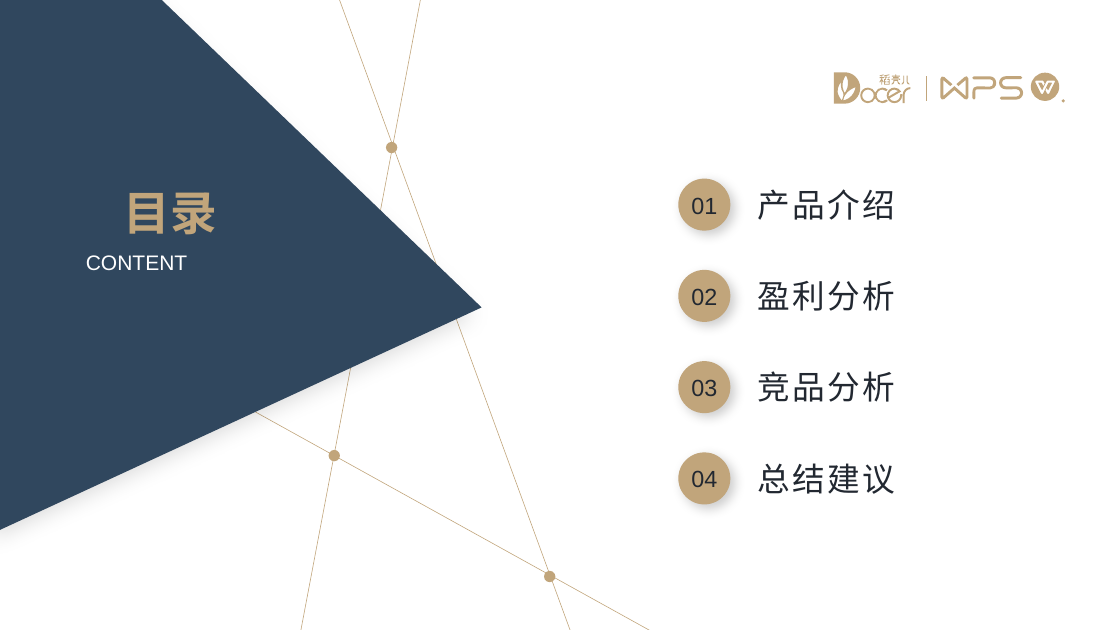
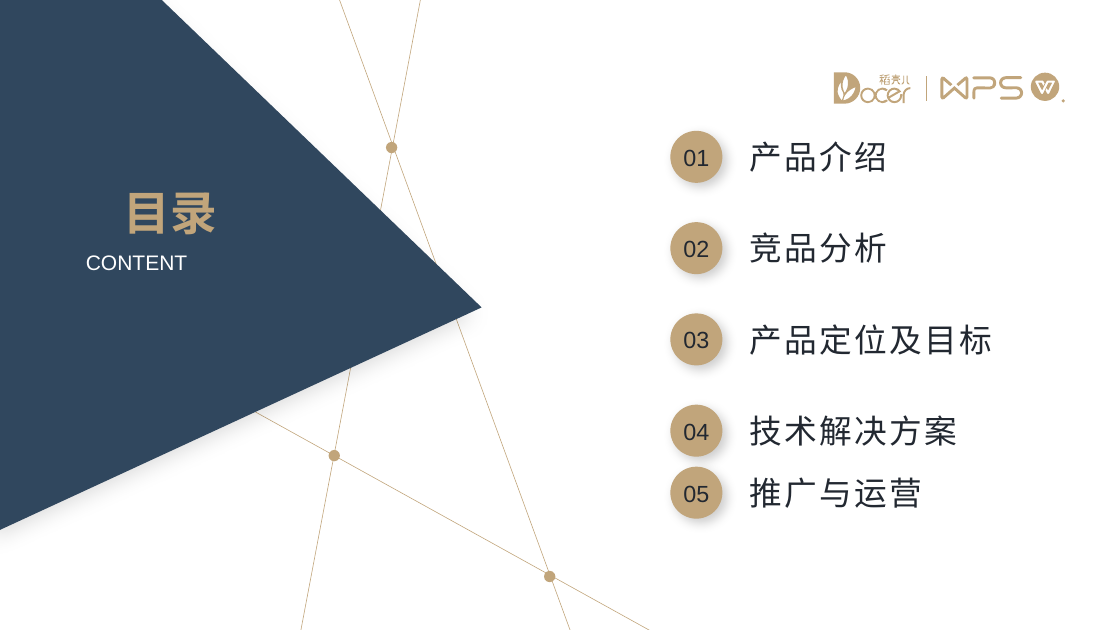
Before and after one commit to android-app-development-course/2024-Spring-Computer-1-EasyStoring, a slide deck: slide 2 of 开发文档/收纳易产品方案分析.pptx. Drawn at 1120x630 pixels with LibreOffice and Linux fonts; fonts in the diff are those of the drawing. Boxes give left, top, right and bottom in pixels: in the first picture for what was removed or moved away, otherwise in the second. Text is boxed around its words. In the diff, an @@ line names an element or a change of style, - is before the commit and + after.

```diff
--- a/开发文档/收纳易产品方案分析.pptx
+++ b/开发文档/收纳易产品方案分析.pptx
@@ text "产品介绍": place and size @@
-text "产品介绍" at (758, 189, 895, 220)
+text "产品介绍" at (750, 141, 887, 172)
@@ text "02": place and size @@
-text "02" at (691, 288, 717, 305)
+text "02" at (683, 240, 709, 257)
@@ 4 ellipses, 2 texts: place and size @@
-4 ellipses, 2 texts at (679, 179, 731, 505)
+4 ellipses, 2 texts at (670, 131, 723, 457)
@@ text at (750, 232, 887, 263): text changed @@
-盈利分析
+竞品分析
@@ text "03": place and size @@
-text "03" at (691, 379, 717, 396)
+text "03" at (683, 331, 709, 348)
@@ text at (750, 324, 992, 355): text changed @@
-竞品分析
+产品定位及目标
@@ text at (750, 415, 957, 446): text changed @@
-总结建议
+技术解决方案
@@ ellipse added at (670, 467, 723, 519), fill #C1A57B @@
@@ text added at (750, 477, 922, 508), 28 pt, text #222831 @@
+推广与运营
@@ text added at (683, 485, 709, 502), 20 pt, text #222831 @@
+05
```
Also in this commit, not shown: 5 other slides changed, 16 slides added, 10 slides removed, 2 other files.
